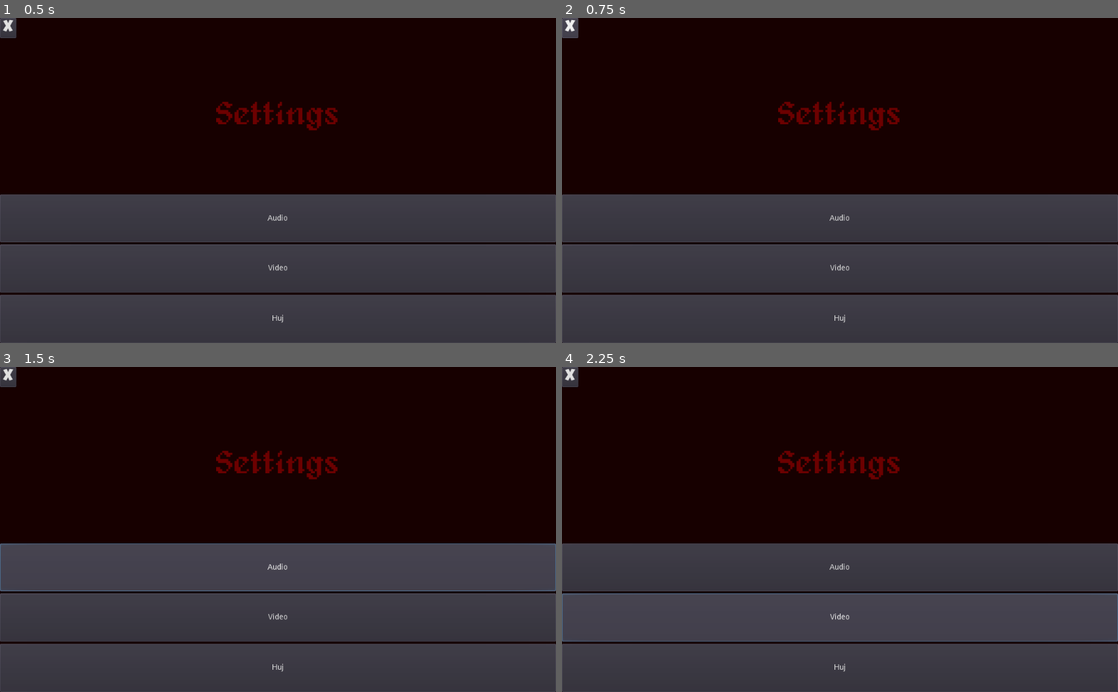
Above: before the commit, frames 1-4 (two rows, left to right).
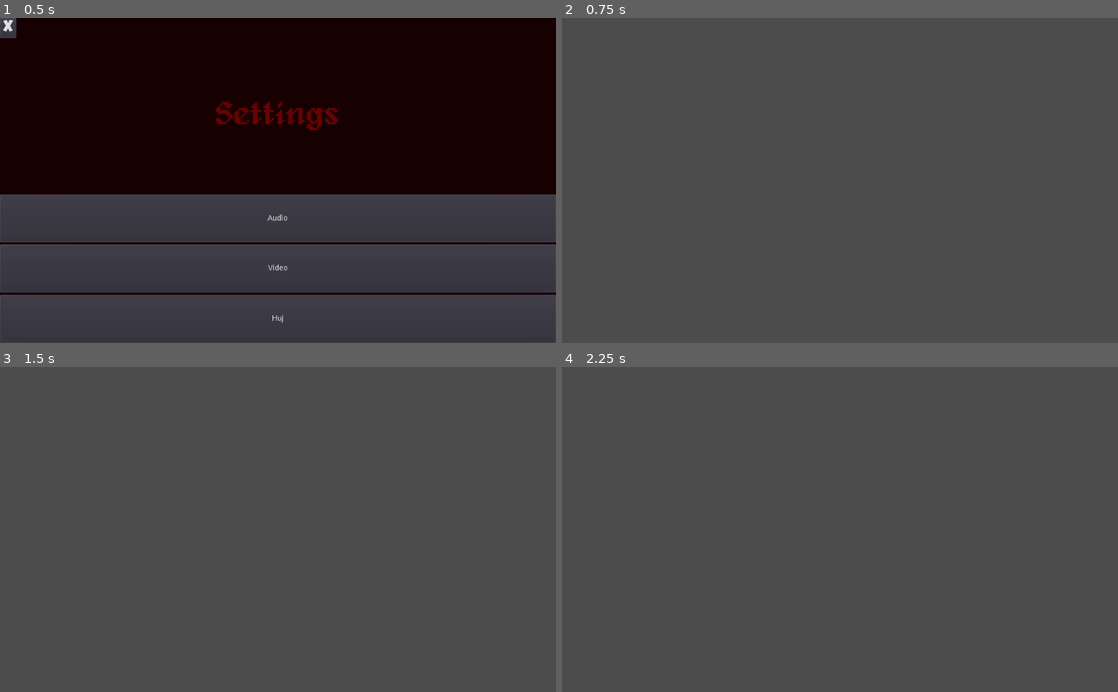
Above: after the commit, the same moments.

Repository: jptrzy/sklejka-byle-nie-odklejka
Game: Godot game, scene res://src/UI/SettingsMenu.tscn
The game is run twice, just before and just after one commit, with the same random seed, the same clock (stepped at 60 frames per second) and the same inputs. This scene is started directly instead of the project's main scene.
Inputs (mouse positions are in pixels of both pictures, inside the frame that each line leads up to):
- Up to frame 1 (0.5 s): no input
- Up to frame 2 (0.75 s): click "X" at 0.5 s
- Up to frame 3 (1.5 s): click (278, 568) at 1.25 s, where only the run before the commit has a clickable "Audio"
- Up to frame 4 (2.25 s): click (840, 617) at 2 s, where only the run before the commit has a clickable "Video"

Frame 1 is identical in both runs. In frame 2, 56% of the frame differs, in the area x 0-100%, y 0-100%; in frame 3, 56%; in frame 4, 56%.

Commit message:
quit

Diff:
--- a/src/UI/SettingsMenu.gd
+++ b/src/UI/SettingsMenu.gd
@@ -1 +1,5 @@
 extends Node2D
+
+
+func _on_Button_pressed():
+	get_tree().change_scene("res://src/UI/PauseMenu.tscn")
--- a/src/UI/SettingsMenu.tscn
+++ b/src/UI/SettingsMenu.tscn
@@ -85,3 +85,5 @@
 margin_bottom = 278.0
 size_flags_vertical = 3
 text = "Huj"
+
+[connection signal="pressed" from="ColorRect/MarginContainer/VBoxContainer/Button" to="." method="_on_Button_pressed"]
